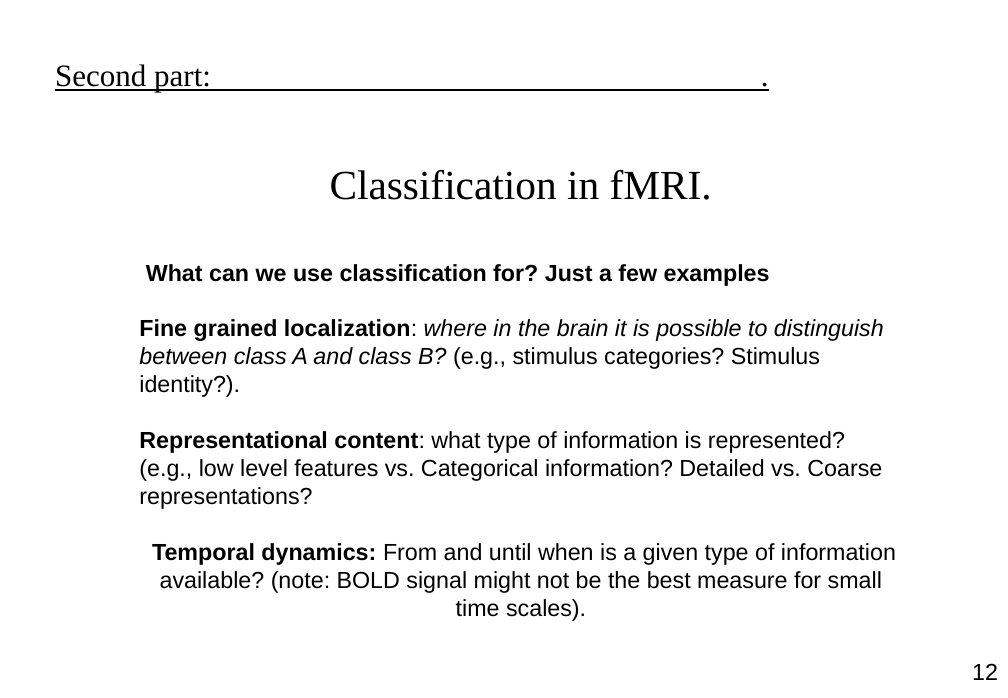
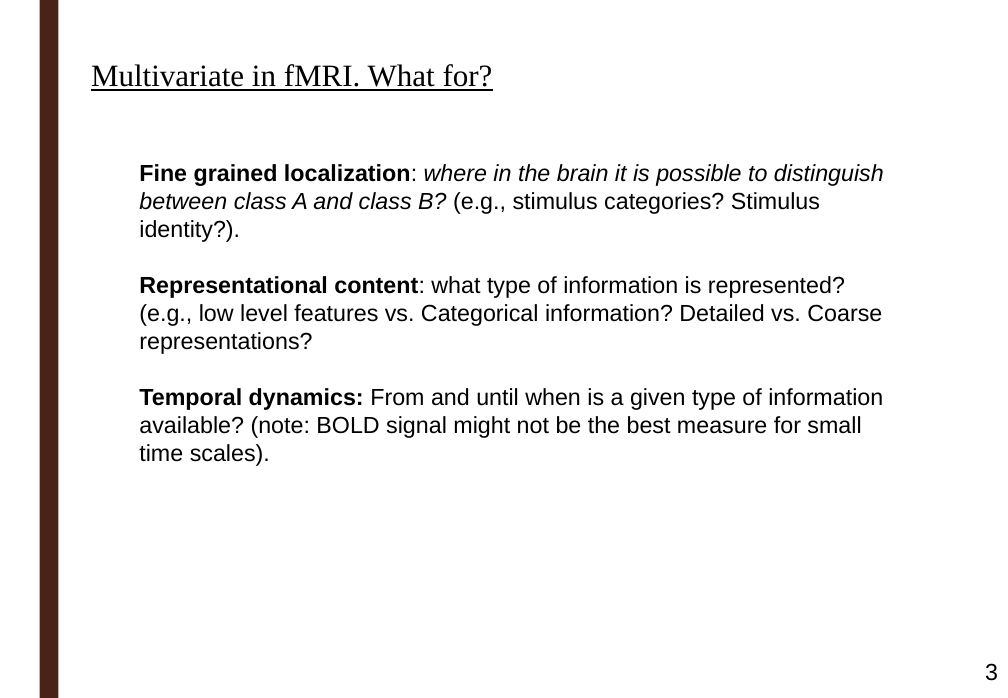
Before and after one commit to ortiztud/fmri_analysis_intro, a slide deck: slide 3 of slides/slides_session-5.pptx (slide 12 before the commit). Drawn at 1008x698 pixels with LibreOffice and Linux fonts; fonts in the diff are those of the drawing; background and template pictures are left out. Boxes give left, top, right and bottom in pixels: in the first picture for what was removed or moved away, otherwise in the second. Text is boxed around its words. In the diff, an @@ line names an element or a change of style, - is before the commit and + after.

```diff
--- a/slides/slides_session-5.pptx
+++ b/slides/slides_session-5.pptx
@@ rectangle added at bbox=[39, 0, 58, 698], fill #4A2318 @@
@@ text at bbox=[91, 64, 493, 91]: text changed @@
-Second part: .
+Multivariate in fMRI. What for?
@@ text at bbox=[146, 170, 770, 286]: paragraphs removed @@
-Classification in fMRI.
-What can we use classification for? Just a few examples
@@ text at bbox=[139, 388, 883, 466]: alignment centre to left @@
@@ page number at bbox=[985, 663, 998, 681]: text changed @@
-12
+3
```
Also in this commit, not shown: 19 other slides changed, 15 slides added, 7 slides removed, 1 other file.
